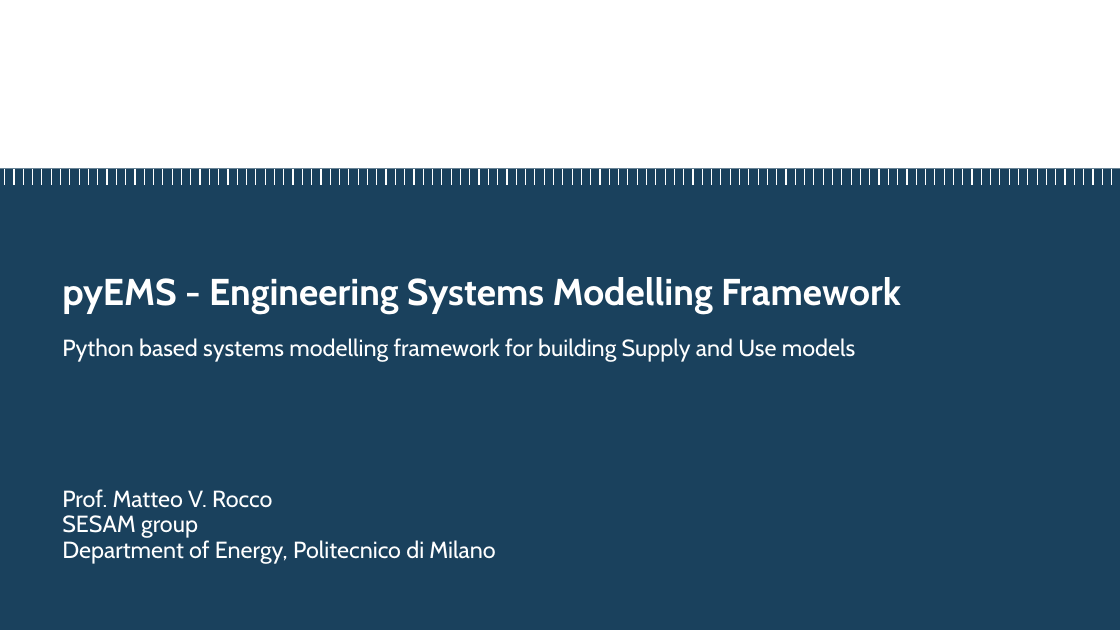
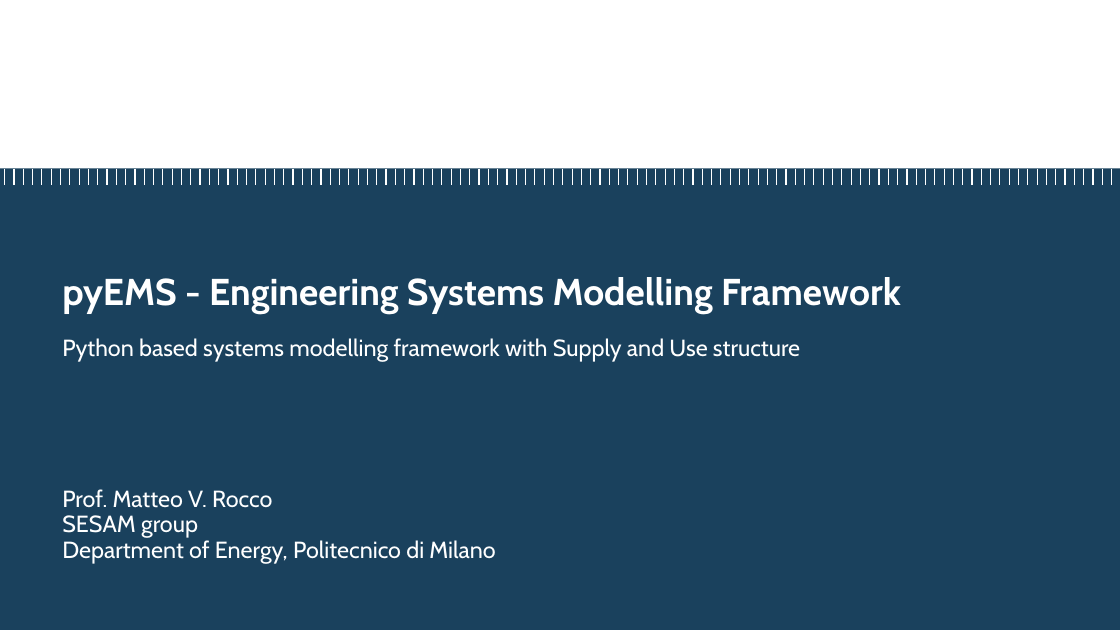
Before and after one commit to pyESM-project/pyesm, a slide deck: slide 1 of doc/pyesm.pptx. Drawn at 1120x630 pixels with LibreOffice and Linux fonts; fonts in the diff are those of the drawing; background and template pictures are left out. Boxes give left, top, right and bottom in pixels: in the first picture for what was removed or moved away, otherwise in the second. Text is boxed around its words. In the diff, an @@ line names an element or a change of style, - is before the commit and + after.

```diff
--- a/doc/pyesm.pptx
+++ b/doc/pyesm.pptx
@@ text at [62,338,800,362]: text changed @@
-Python based systems modelling framework for building Supply and Use models
+Python based systems modelling framework with Supply and Use structure
```
Also in this commit, not shown: 6 other slides changed, 1 slide added.
